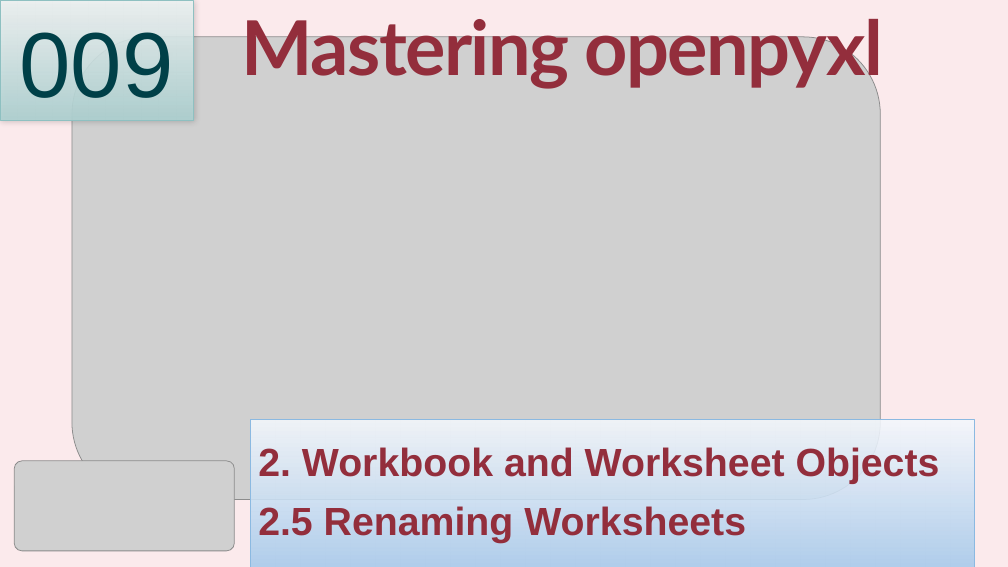
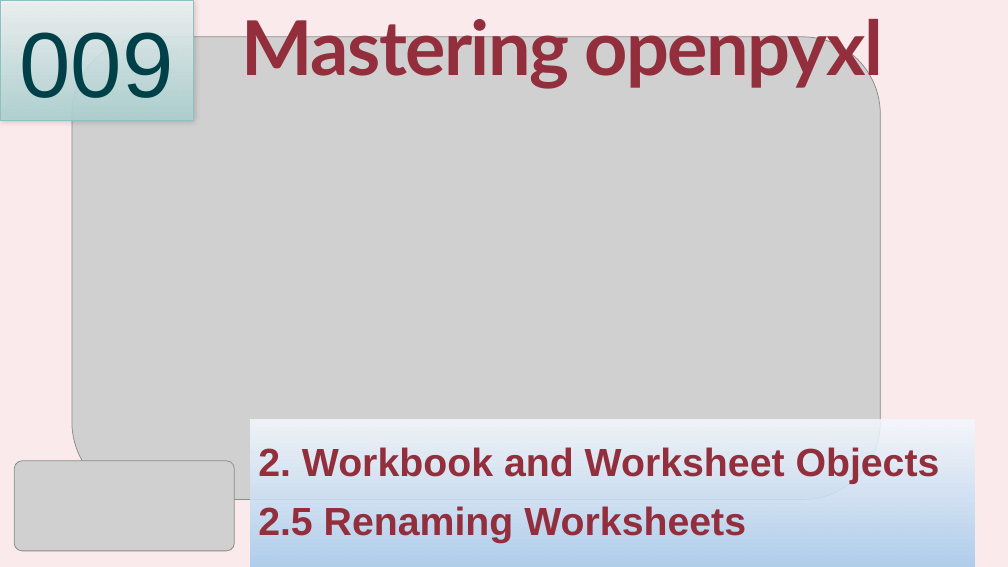
Before and after one commit to yasenstar/learn_openpyxl, a slide deck: slide 9 of Mastering_Python’s_openpyxl.pptx. Drawn at 1008x567 pixels with LibreOffice and Linux fonts; fonts in the diff are those of the drawing; grey boxes stand for pictures; background and template pictures are left out. Boxes give left, top, right and bottom in pixels: in the first picture for what was removed or moved away, otherwise in the second. Text is boxed around its words. In the diff, an @@ line names an element or a change of style, - is before the commit and + after.

```diff
--- a/Mastering_Python’s_openpyxl.pptx
+++ b/Mastering_Python’s_openpyxl.pptx
@@ text "2. Workbook and Worksheet Objects" at [251, 420, 975, 567]: outline #8BB9E1 0.75 pt to none @@
```
Also in this commit, not shown: 2 other slides changed, 8 other files.
